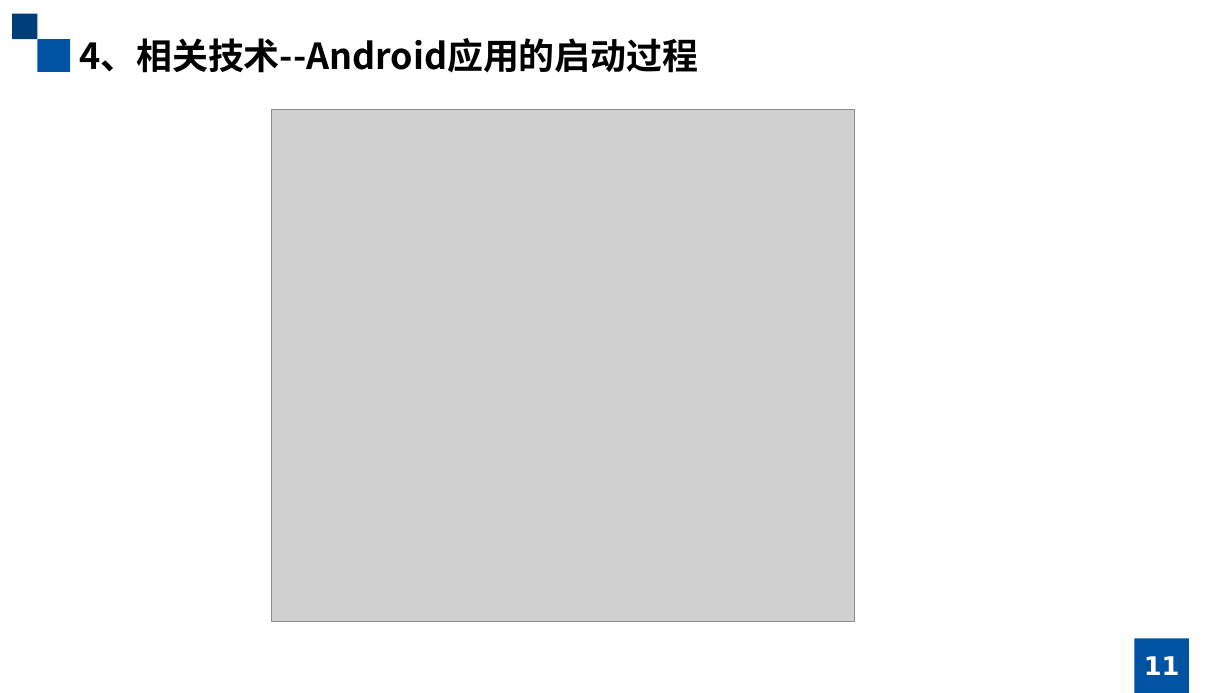
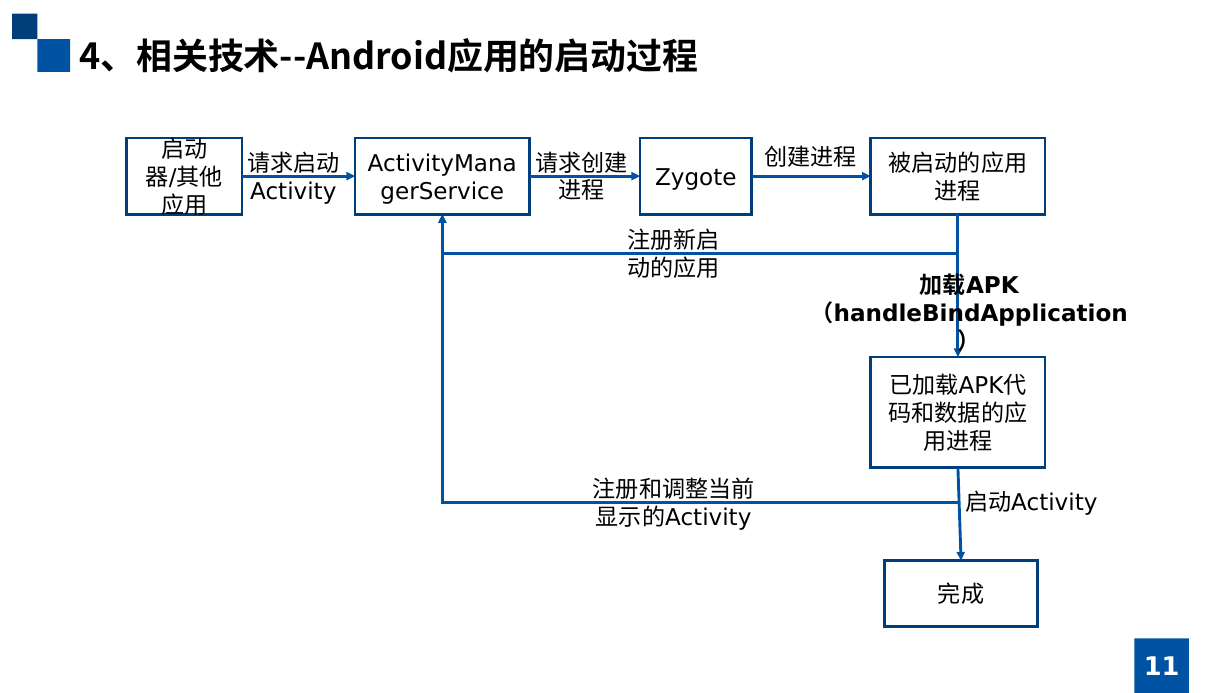
Before and after one commit to january147/Graduation_Project, a slide deck: slide 11 of ppt/移动应用的动态行为捕获.pptx. Drawn at 1232x693 pixels with LibreOffice and Linux fonts; fonts in the diff are those of the drawing; grey boxes stand for pictures. Boxes give left, top, right and bottom in pixels: in the first picture for what was removed or moved away, otherwise in the second. Text is boxed around its words. In the diff, an @@ line names an element or a change of style, - is before the commit and + after.

```diff
--- a/ppt/移动应用的动态行为捕获.pptx
+++ b/ppt/移动应用的动态行为捕获.pptx
@@ picture removed at (272,110,855,622) @@
@@ rectangle added at (127,138,242,214), outline #003E7A 2 pt, 18 pt, text #000000 @@
+启动器/其他应用
@@ rectangle added at (355,138,530,214), outline #003E7A 2 pt, 18 pt, text #000000 @@
+ActivityManagerService
@@ rectangle added at (640,138,752,214), outline #003E7A 2 pt, 18 pt, text #000000 @@
+Zygote
@@ text added at (764,145,856,167), 18 pt, text #000000 @@
+创建进程
@@ rectangle added at (871,138,1045,214), outline #003E7A 2 pt, 18 pt, text #000000 @@
+被启动的应用进程
@@ arrow added from (242, 177) to (355, 177), #0053A3 2.25 pt @@
@@ text added at (247,151,339,204), 18 pt, text #000000 @@
+请求启动Activity
@@ arrow added from (530, 177) to (640, 177), #0053A3 2.25 pt @@
@@ text added at (535,151,627,200), 18 pt, text #000000 @@
+请求创建进程
@@ arrow added from (752, 177) to (871, 177), #0053A3 2.25 pt @@
@@ elbow arrow added from (958, 253) to (443, 214), #0053A3 2.25 pt @@
@@ elbow arrow added from (958, 503) to (443, 214), #0053A3 2.25 pt @@
@@ text added at (628,228,720,278), 18 pt, text #000000 @@
+注册新启动的应用
@@ arrow added from (958, 214) to (958, 357), #0053A3 2.25 pt @@
@@ text added at (811,270,1128,326), 18 pt, text #000000, bold @@
+加载APK
+（handleBindApplication）
@@ rectangle added at (871,357,1045,468), outline #003E7A 2 pt, 18 pt, text #000000 @@
+已加载APK代码和数据的应用进程
@@ text added at (593,477,755,530), 18 pt, text #000000 @@
+注册和调整当前显示的Activity
@@ arrow added from (958, 468) to (961, 561), #0053A3 2.25 pt @@
@@ text added at (965,490,1097,515), 18 pt, text #000000 @@
+启动Activity
@@ rectangle added at (884,561,1038,627), outline #003E7A 2 pt, 18 pt, text #000000 @@
+完成
```
Also in this commit, not shown: 16 other slides changed, 1 other file.
